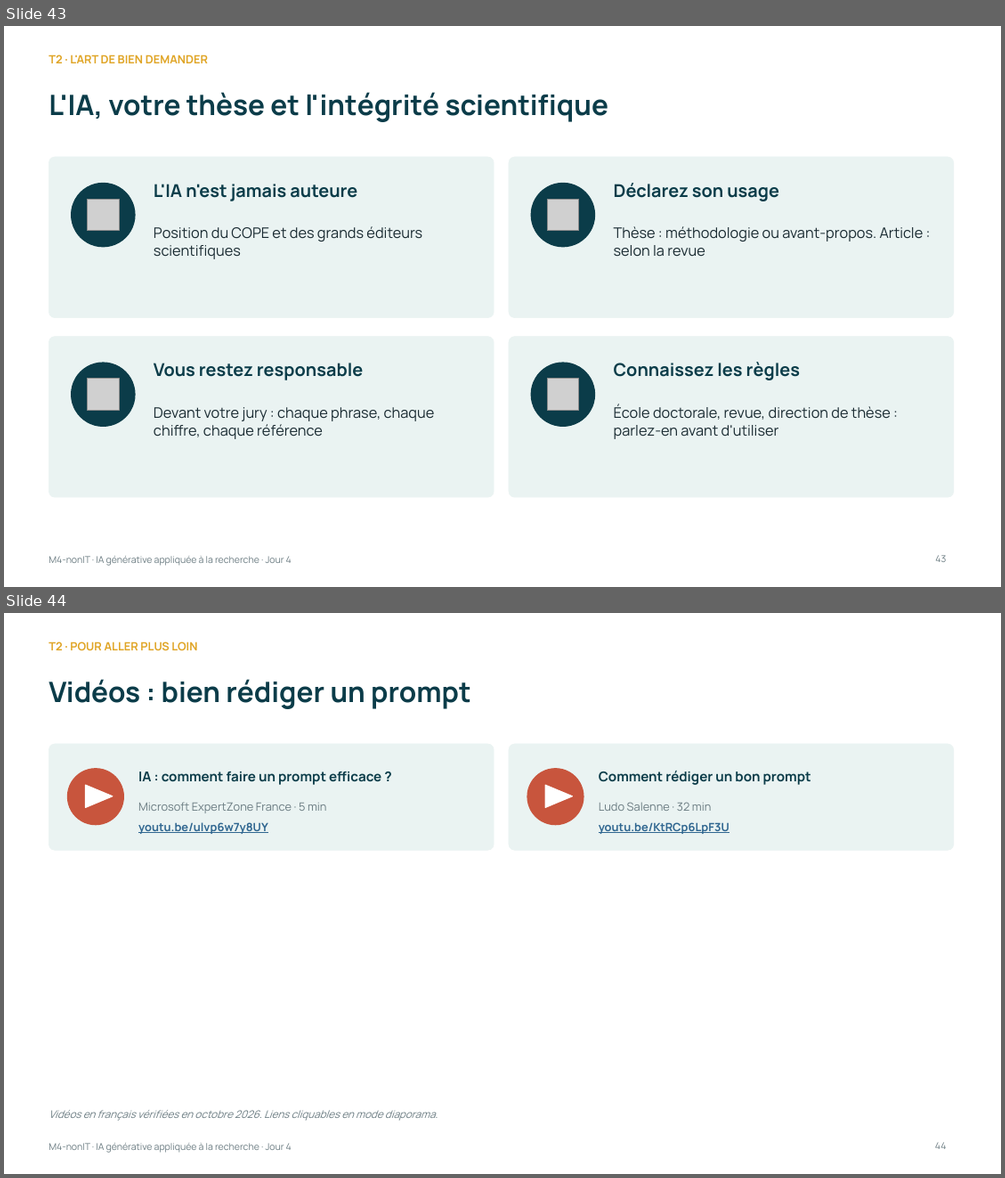
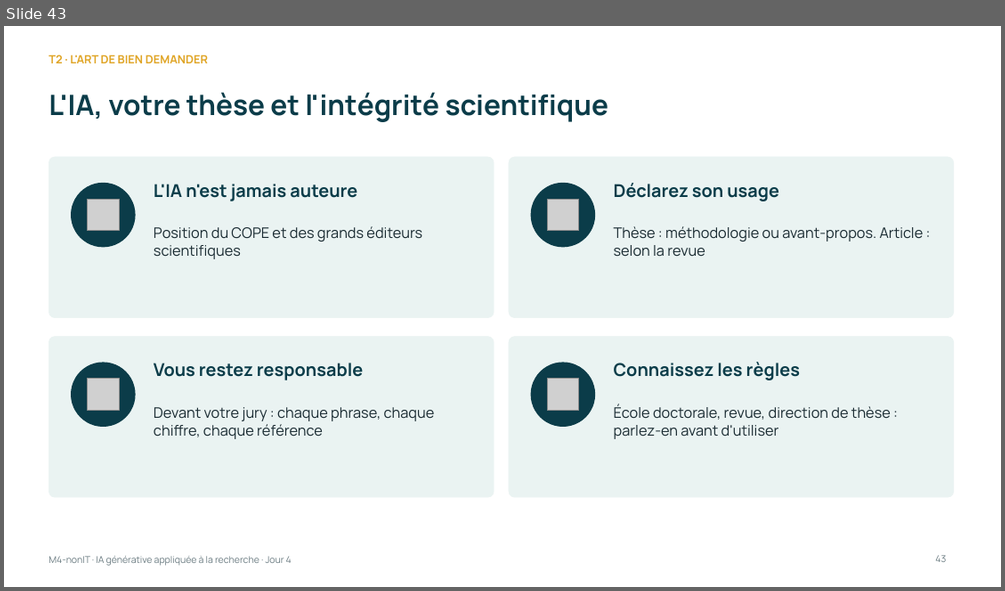
Before and after one commit to Amevi-isi/formation-chercheur-univ, a slide deck: module4_nonIT/M4-nonIT_IA_generative_appliquee.pptx. Shown one above the other, each under a label of ours: slides 43 and 44 before the commit, slide 43 after it. The pictures are 1005x1178 and 1005x591 pixels, drawn with LibreOffice and Linux fonts; fonts in the diff are those of the drawing; grey boxes stand for pictures. Boxes give left, top, right and bottom in pixels: in the first picture for what was removed or moved away, otherwise in the second. Text is boxed around its words. In the diff, an @@ line names an element or a change of style, - is before the commit and + after.

```diff
--- a/module4_nonIT/M4-nonIT_IA_generative_appliquee.pptx
+++ b/module4_nonIT/M4-nonIT_IA_generative_appliquee.pptx
@@ slide 44 removed at [4,613,1001,1174], background #FFFFFF; not listed: 1 template element that a slide beside it also shows @@
@@ text removed at [48,641,197,650] @@
-T2 · POUR ALLER PLUS LOIN
@@ title removed at [48,679,471,709] @@
-Vidéos : bien rédiger un prompt
@@ rounded rectangle removed at [48,744,494,850] @@
@@ rounded rectangle removed at [509,744,954,850] @@
@@ ellipse removed at [67,769,123,825] @@
@@ text removed at [138,771,381,785] @@
-IA : comment faire un prompt efficace ?
@@ ellipse removed at [527,769,583,825] @@
@@ text removed at [599,771,811,785] @@
-Comment rédiger un bon prompt
@@ triangle removed at [86,785,113,807] @@
@@ triangle removed at [545,785,573,807] @@
@@ text removed at [138,802,327,813] @@
-Microsoft ExpertZone France · 5 min
@@ text removed at [138,822,268,834] @@
-youtu.be/ulvp6w7y8UY
@@ text removed at [599,802,712,811] @@
-Ludo Salenne · 32 min
@@ text removed at [599,822,729,834] @@
-youtu.be/KtRCp6LpF3U
@@ text removed at [48,1110,438,1120] @@
-Vidéos en français vérifiées en octobre 2026. Liens cliquables en mode diaporama.
@@ page number removed at [935,1142,946,1149] @@
-44
```
Also in this commit, not shown: 2 slides changed, 1 slide added, 8 other files.
